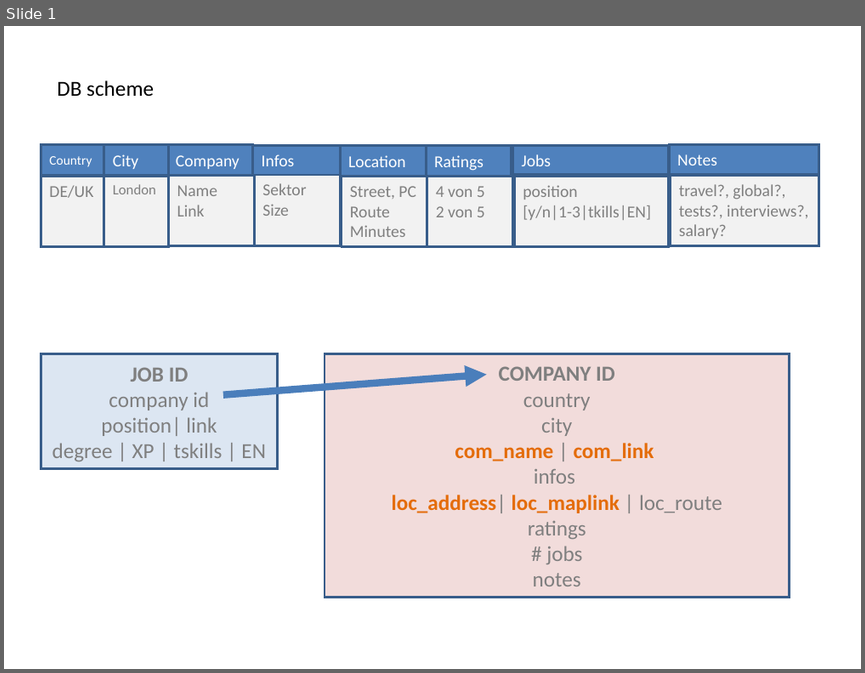
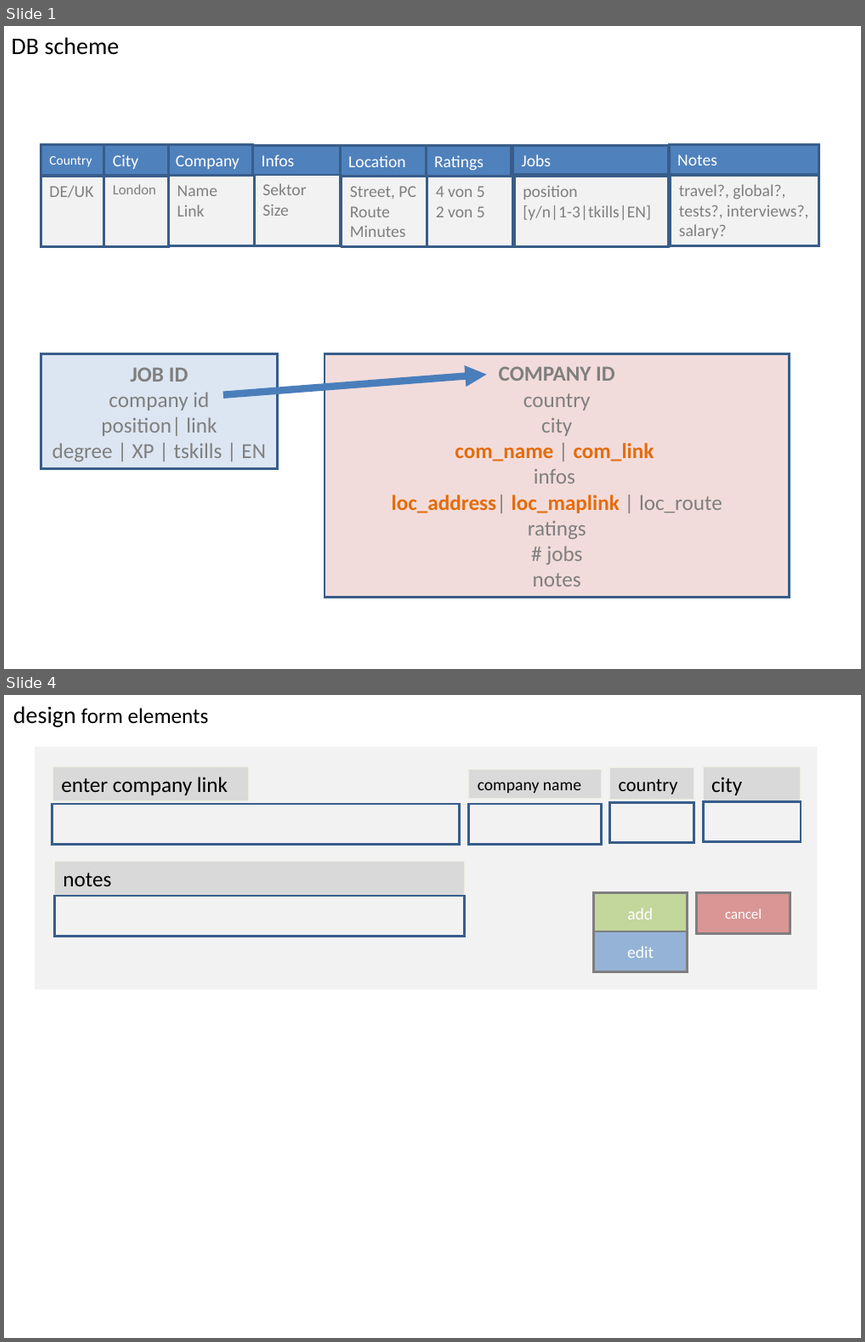
Before and after one commit to githubnorm/privat, a slide deck: docs/p1.ppt. Shown one above the other, each under a label of ours: slide 1 before the commit, slides 1 and 4 after it; the slides between them are not shown. The pictures are 865x673 and 865x1342 pixels, drawn with LibreOffice and Linux fonts; fonts in the diff are those of the drawing. Boxes give left, top, right and bottom in pixels: in the first picture for what was removed or moved away, otherwise in the second. Text is boxed around its words. In the diff, an @@ line names an element or a change of style, - is before the commit and + after.

Commit message:
form fields unified

```diff
--- a/docs/p1.ppt
+++ b/docs/p1.ppt
@@ slide 4 added at <box>4,695,861,1338</box>, background #FFFFFF @@
@@ text added at <box>13,706,209,727</box>, 18 pt, text #000000 @@
+design form elements
@@ rounded rectangle added at <box>35,746,817,989</box>, fill #F2F2F2 @@
@@ rectangle added at <box>52,767,248,801</box>, fill #D9D9D9, outline #EEECE1 0.74 pt, 18 pt, text #000000 @@
+enter company link
@@ rectangle added at <box>469,770,602,799</box>, fill #D9D9D9, outline #EEECE1 0.74 pt, 14 pt, text #000000 @@
+company name
@@ rectangle added at <box>610,768,693,800</box>, fill #D9D9D9, outline #EEECE1 0.74 pt, 16 pt, text #000000 @@
+country
@@ rectangle added at <box>704,767,800,801</box>, fill #D9D9D9, outline #EEECE1 0.74 pt, 18 pt, text #000000 @@
+city
@@ rectangle added at <box>52,804,459,844</box>, fill #F2F2F2, outline #385D8A 2.01 pt @@
@@ rectangle added at <box>469,804,602,844</box>, fill #F2F2F2, outline #385D8A 2.01 pt @@
@@ rectangle added at <box>610,802,693,842</box>, fill #F2F2F2, outline #385D8A 2.01 pt @@
@@ rectangle added at <box>704,801,800,841</box>, fill #F2F2F2, outline #385D8A 2.01 pt @@
@@ rectangle added at <box>54,862,465,896</box>, fill #D9D9D9, outline #EEECE1 0.74 pt, 18 pt, text #000000 @@
+notes
@@ rectangle added at <box>54,896,465,936</box>, fill #F2F2F2, outline #385D8A 2.01 pt @@
@@ rectangle added at <box>594,893,687,933</box>, fill #C3D69B, outline #7F7F7F 2.01 pt, 14 pt, text #FFFFFF @@
+add
@@ rectangle added at <box>696,893,789,933</box>, fill #D99694, outline #7F7F7F 2.01 pt, 12 pt, text #FFFFFF @@
+cancel
@@ rectangle added at <box>594,931,687,972</box>, fill #95B3D7, outline #7F7F7F 2.01 pt, 14 pt, text #FFFFFF @@
+edit
@@ slide 1 changed as well @@
@@ text "DB scheme": place and size @@
-text "DB scheme" at <box>57,80,154,97</box>
+text "DB scheme" at <box>12,37,120,55</box>
@@ text "DB scheme" at <box>12,37,120,55</box>: size 18 to 20 pt @@
```
Also in this commit, not shown: 1 other slide changed, 3 other slides added, 18 other files.
